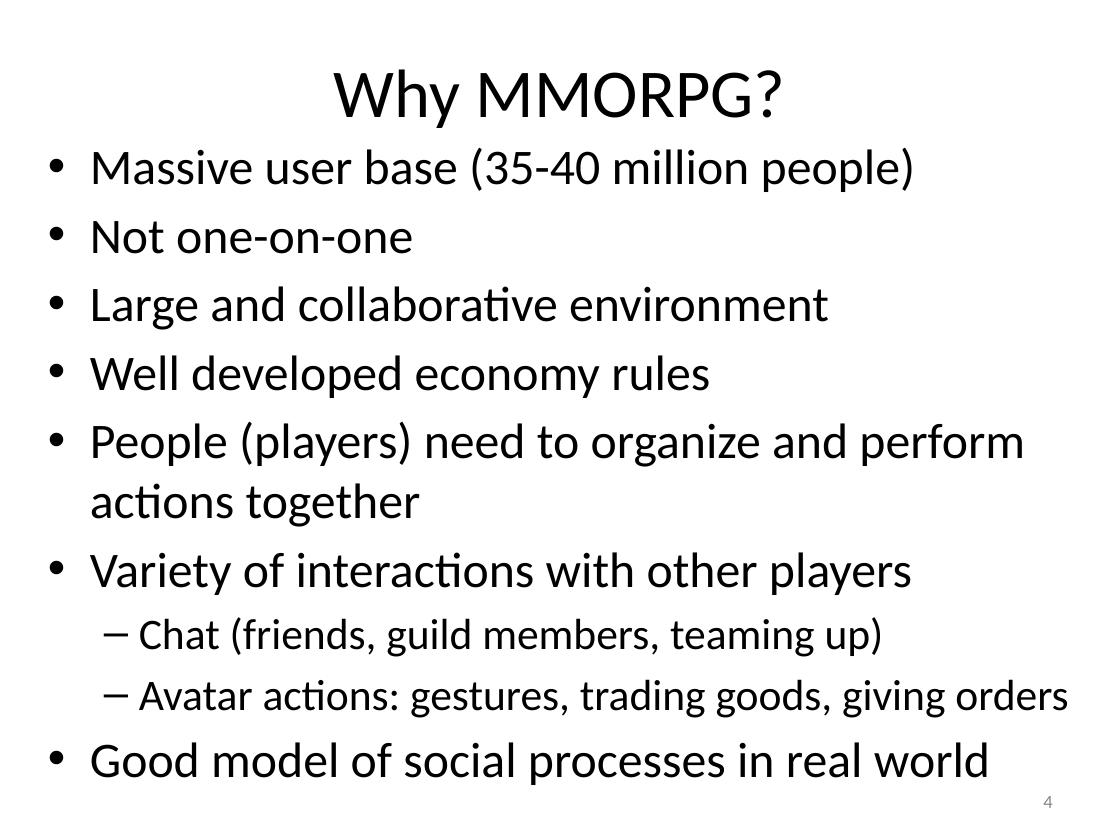
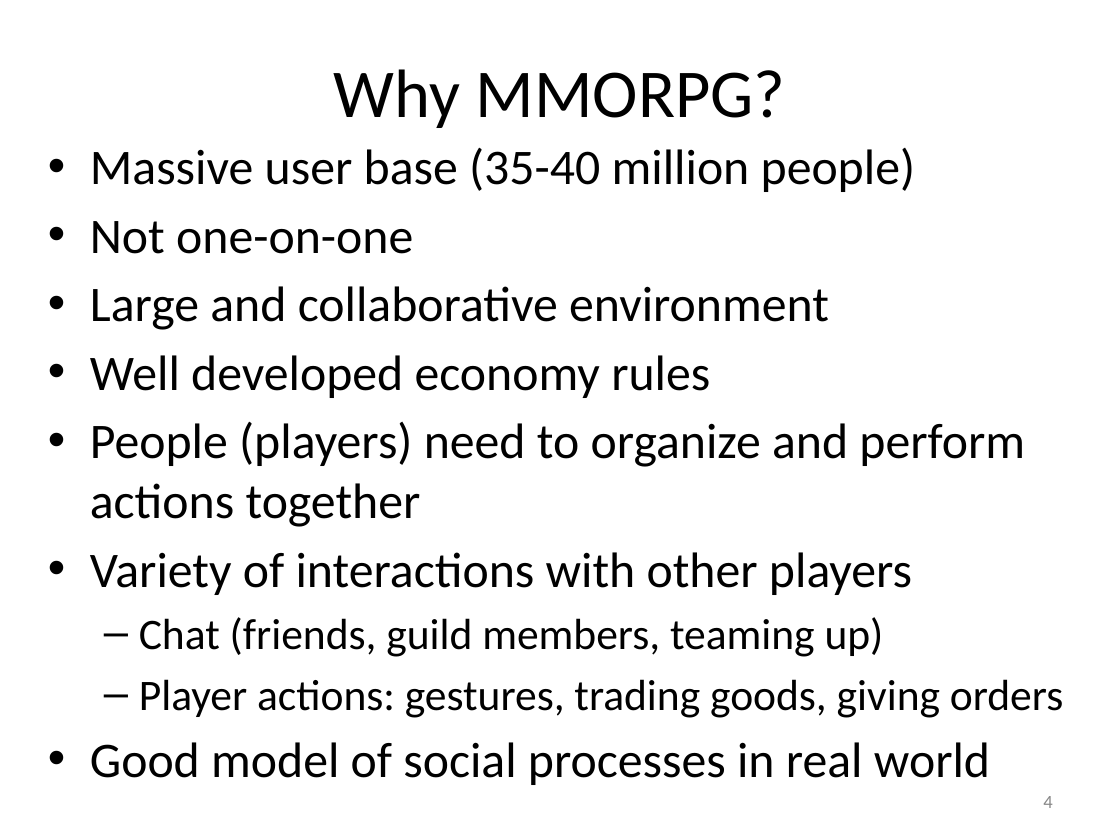
Before and after one commit to okrand/cs834-f17, a slide deck: slide 4 of presentations/OK-Presentation5.pptx. Drawn at 1120x840 pixels with LibreOffice and Linux fonts; fonts in the diff are those of the drawing. Boxes give left, top, right and bottom in pixels: in the first picture for what was removed or moved away, otherwise in the second. Text is boxed around its words. In the diff, an @@ line names an element or a change of style, - is before the commit and + after.

```diff
--- a/presentations/OK-Presentation5.pptx
+++ b/presentations/OK-Presentation5.pptx
@@ text at (139,679,1063,718): text changed @@
-  – Avatar actions: gestures, trading goods, giving orders
+  – Player actions: gestures, trading goods, giving orders
```
Also in this commit, not shown: 3 other slides changed.
